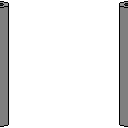
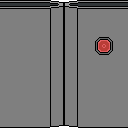
Layered file, before and after one edit (128px x 128px). Changes by layer:
hid "bulk_open" over <box>0,1,128,127</box>
added layer "lamp" above "bulk_closed" over <box>95,37,113,55</box>
showed "bulk_closed" over <box>0,0,128,128</box>
